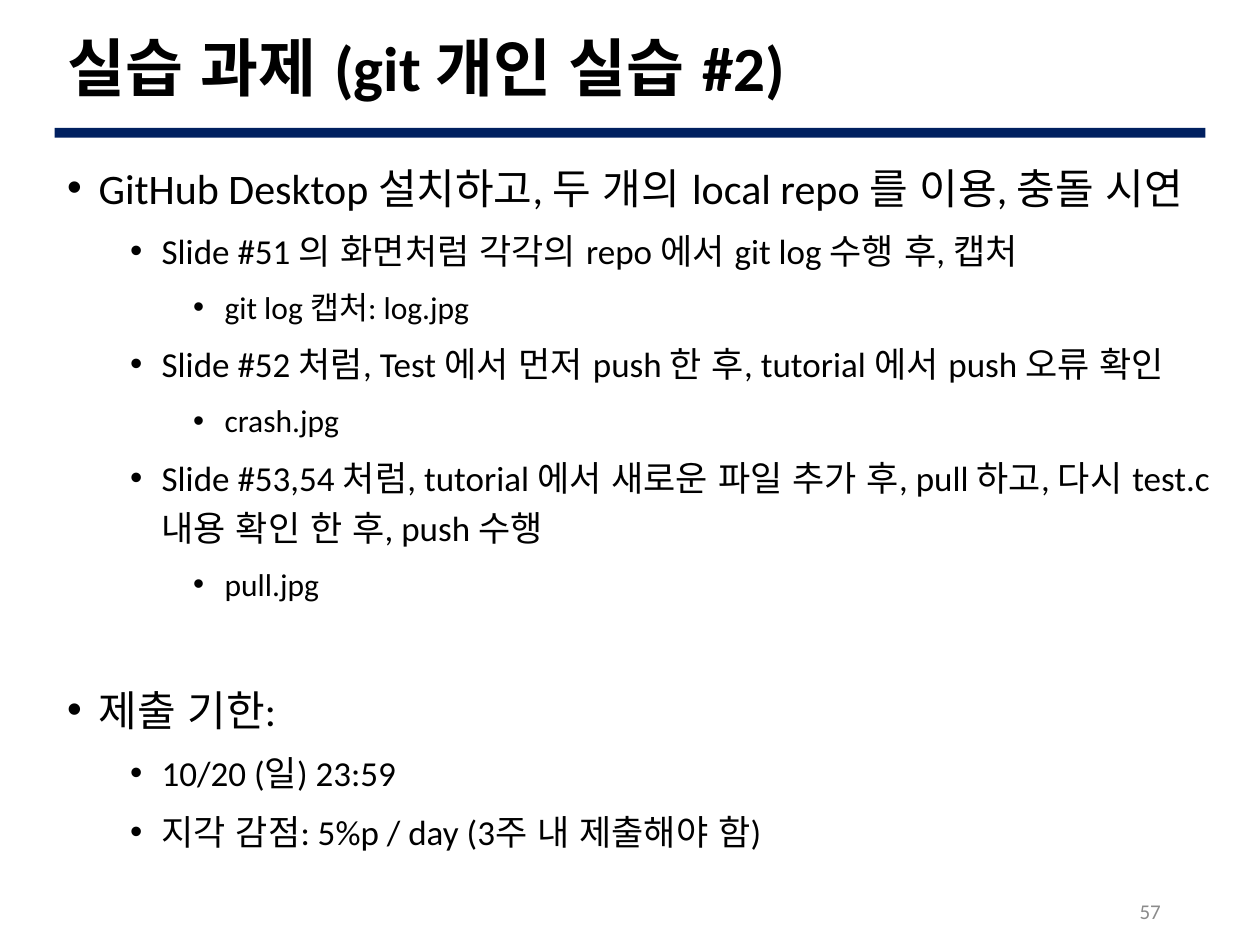
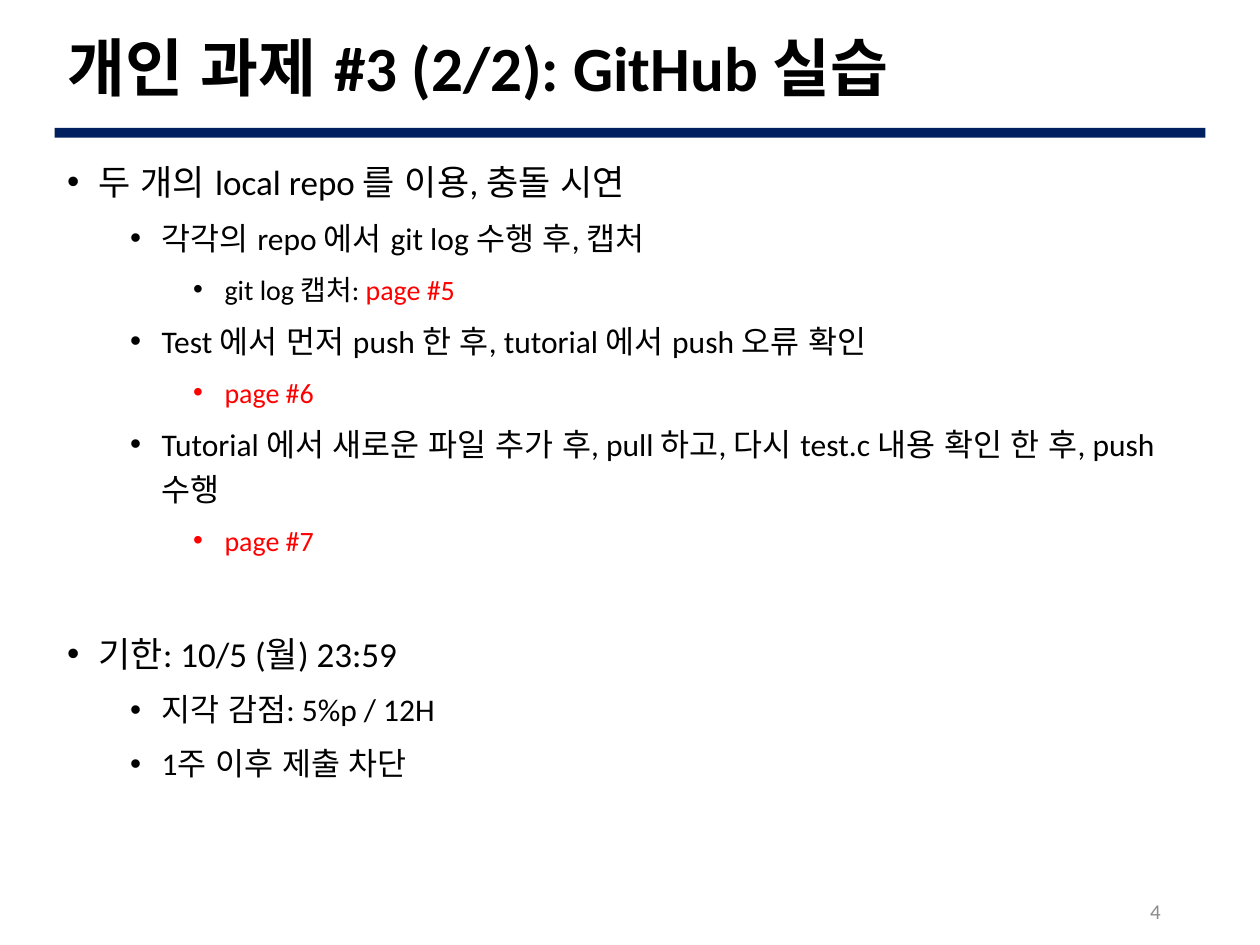
Before and after one commit to JBNU-JEduTools/osscourse, a slide deck: slide 4 of Slides 2020/5. Git 초급.pptx (slide 57 before the commit). Drawn at 1260x945 pixels with LibreOffice and Linux fonts; fonts in the diff are those of the drawing; background and template pictures are left out. Boxes give left, top, right and bottom in pixels: in the first picture for what was removed or moved away, otherwise in the second. Text is boxed around its words. In the diff, an @@ line names an element or a change of style, - is before the commit and + after.

```diff
--- a/Slides 2020/5. Git 초급.pptx
+++ b/Slides 2020/5. Git 초급.pptx
@@ title at box(67, 38, 889, 101): text changed @@
-실습 과제 (git 개인 실습 #2)
+개인 과제 #3 (2/2): GitHub 실습
@@ text at box(99, 166, 1155, 778): text changed; size 20 to 18 pt @@
-• GitHub Desktop 설치하고, 두 개의 local repo 를 이용, 충돌 시연
-  • Slide #51 의 화면처럼 각각의 repo 에서 git log 수행 후, 캡처
-    • git log 캡처: log.jpg
-  • Slide #52 처럼, Test 에서 먼저 push 한 후, tutorial 에서 push 오류 확인
-    • crash.jpg
-  • Slide #53,54 처럼, tutorial 에서 새로운 파일 추가 후, pull 하고, 다시 test.c 내용 확인 한 후, push 수행
-    • pull.jpg
-• 제출 기한:
-  • 10/20 (일) 23:59
-  • 지각 감점: 5%p / day (3주 내 제출해야 함)
+• 두 개의 local repo 를 이용, 충돌 시연
+  • 각각의 repo 에서 git log 수행 후, 캡처
+    • git log 캡처: page #5
+  • Test 에서 먼저 push 한 후, tutorial 에서 push 오류 확인
+    • page #6
+  • Tutorial 에서 새로운 파일 추가 후, pull 하고, 다시 test.c 내용 확인 한 후, push 수행
+    • page #7
+• 기한: 10/5 (월) 23:59
+  • 지각 감점: 5%p / 12H
+  • 1주 이후 제출 차단
@@ page number at box(1150, 905, 1161, 919): text changed @@
-57
+4
```
Also in this commit, not shown: 13 other slides changed, 4 other files.
